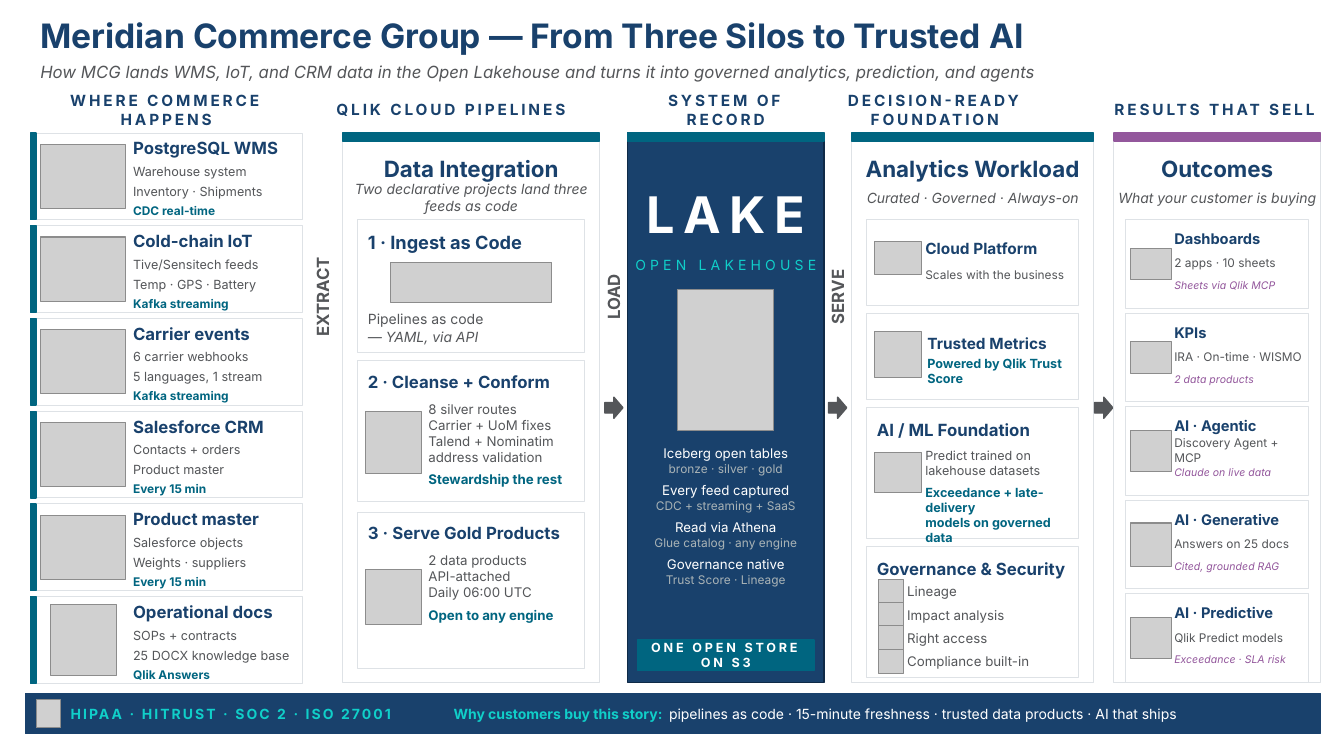
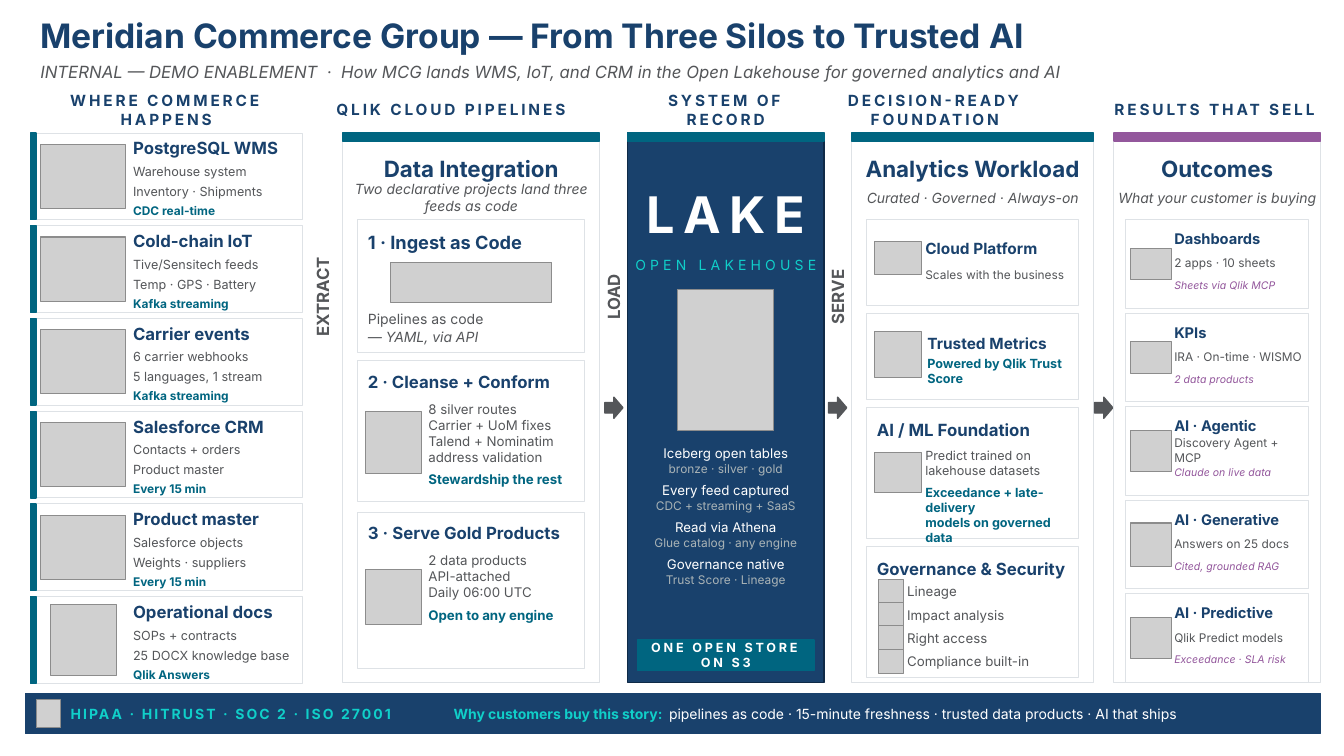
Before and after one commit to robertschoenfeldqlik/meridan_retail_group_qlik_demo_assets, a slide deck: slide 1 of MCG_Marketecture.pptx. Drawn at 1344x756 pixels with LibreOffice and Linux fonts; fonts in the diff are those of the drawing; grey boxes stand for pictures. Boxes give left, top, right and bottom in pixels: in the first picture for what was removed or moved away, otherwise in the second. Text is boxed around its words. In the diff, an @@ line names an element or a change of style, - is before the commit and + after.

```diff
--- a/MCG_Marketecture.pptx
+++ b/MCG_Marketecture.pptx
@@ text at (40,65,1060,82): text changed @@
-How MCG lands WMS, IoT, and CRM data in the Open Lakehouse and turns it into governed analytics, prediction, and agents
+INTERNAL — DEMO ENABLEMENT · How MCG lands WMS, IoT, and CRM in the Open Lakehouse for governed analytics and AI
```
Also in this commit, not shown: 1 other file.
